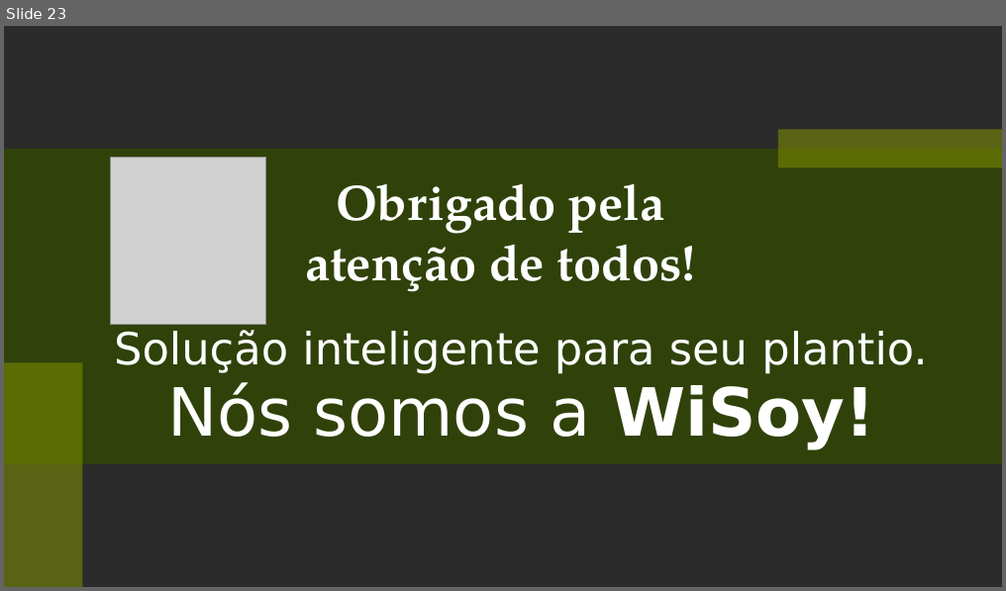
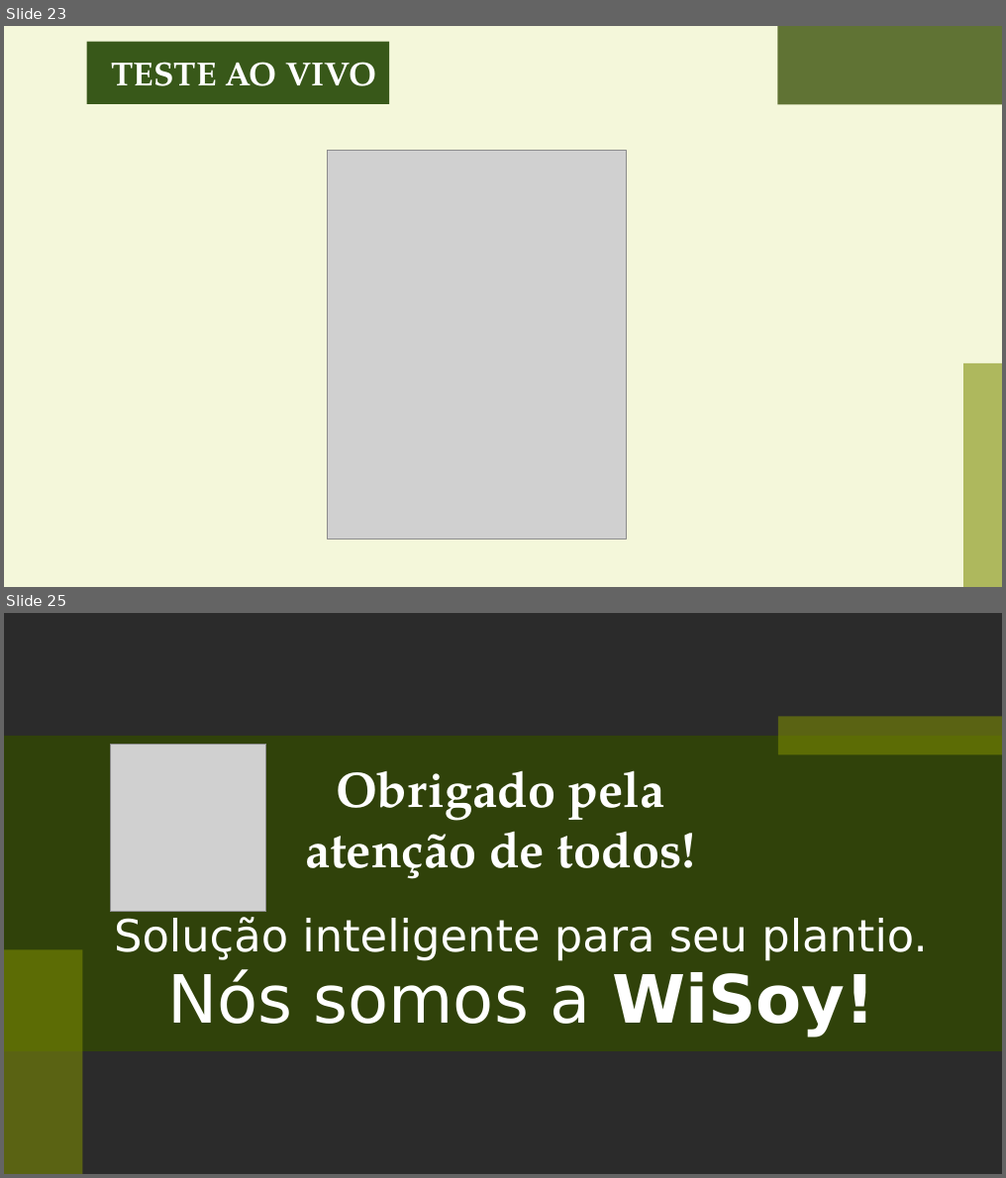
Before and after one commit to KaioZaniboni/wisoy-1, a slide deck: Documentos/Power Point/Sprint 3 - FINAL.pptx. Shown one above the other, each under a label of ours: slide 23 before the commit, slides 23 and 25 after it; the slides between them are not shown. The pictures are 1006x591 and 1006x1178 pixels, drawn with LibreOffice and Linux fonts; fonts in the diff are those of the drawing; grey boxes stand for pictures; background and template pictures are left out; a plain dark background stands for a picture behind light text. Boxes give left, top, right and bottom in pixels: in the first picture for what was removed or moved away, otherwise in the second. Text is boxed around its words. In the diff, an @@ line names an element or a change of style, - is before the commit and + after.

```diff
--- a/Documentos/Power Point/Sprint 3 - FINAL.pptx
+++ b/Documentos/Power Point/Sprint 3 - FINAL.pptx
@@ slide 23 added at (x1=4, y1=26, x2=1002, y2=587), background #FFFFFF @@
@@ rectangle added at (x1=4, y1=26, x2=1002, y2=586), fill #F4F7DA @@
@@ rectangle added at (x1=87, y1=42, x2=389, y2=105), fill #385819 @@
@@ rectangle added at (x1=777, y1=26, x2=1002, y2=105), fill #324A00 at 76% opacity @@
@@ text added at (x1=111, y1=62, x2=376, y2=86), 24 pt, text #FFFFFF, bold @@
+TESTE AO VIVO
@@ picture added at (x1=328, y1=151, x2=627, y2=539) @@
@@ rectangle added at (x1=964, y1=364, x2=1002, y2=586), fill #7C8C03 at 58% opacity @@
@@ what was slide 23 is now slide 25 @@
```
Also in this commit, not shown: 3 slides changed, 2 other slides added, 1 slide removed, 3 other files.
